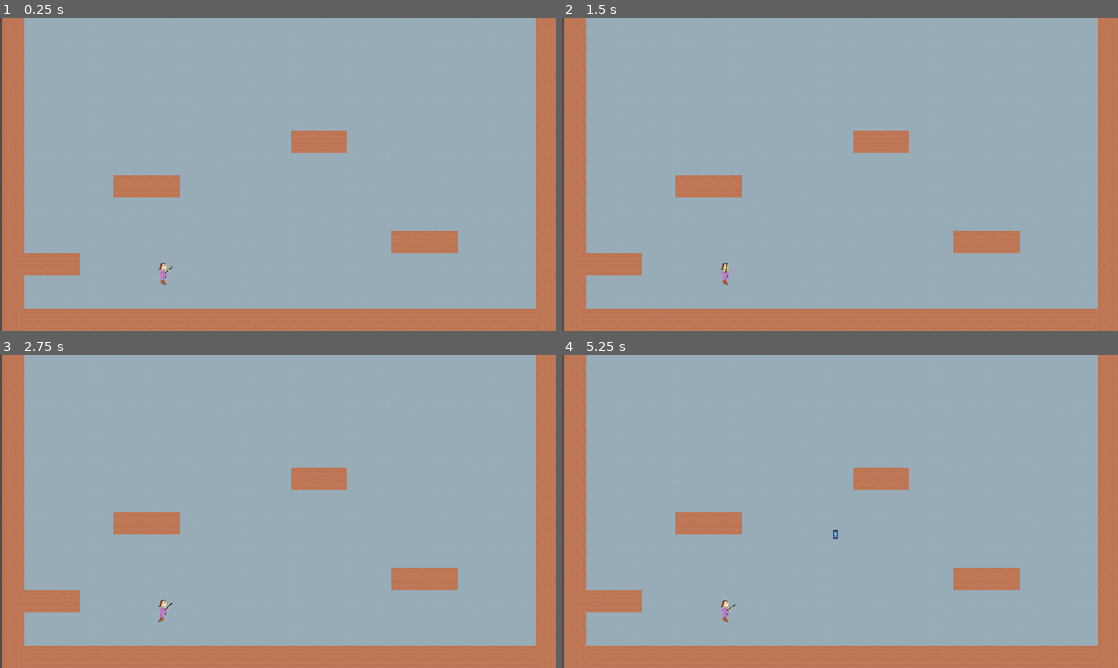
Above: before the commit, frames 1-4 (two rows, left to right).
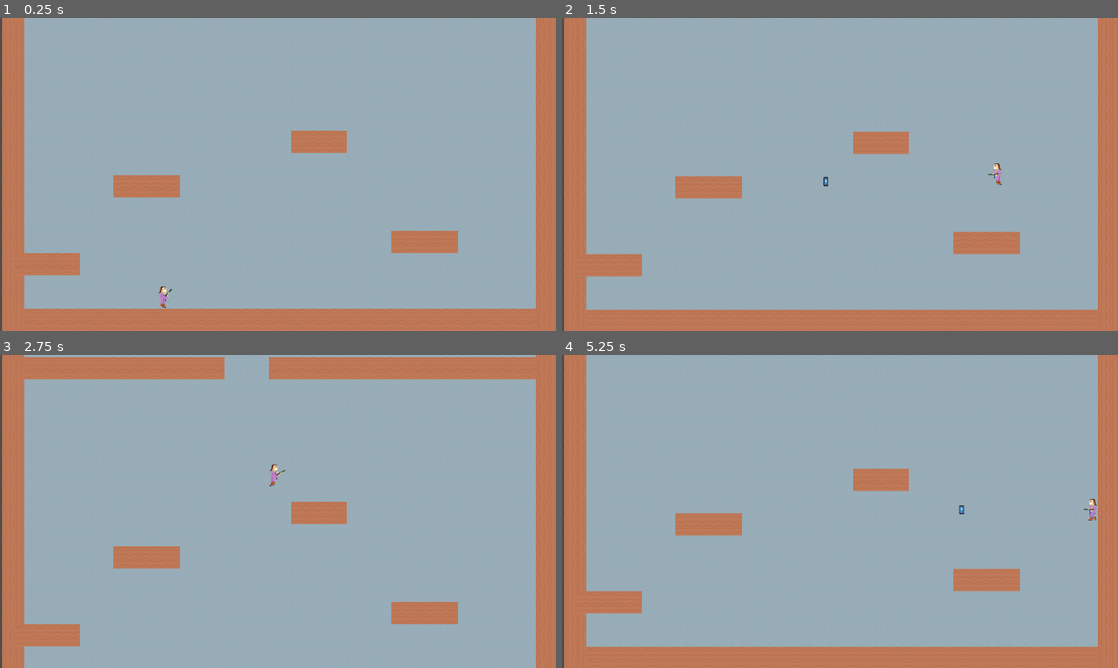
Above: after the commit, the same moments.

Repository: deruitda/ludum-dare-56
Game: Godot game, scene res://scenes/levels/termite_extermination_andrew.tscn
Same seed, same stepped clock (60 frames per second), same inputs: the game is played once before the commit and once after it. The engine's default icon, where the game draws it, is replaced by a stand-in: a white triangle on a blue panel in a dark square.
Inputs (mouse positions are in pixels of both pictures, inside the frame that each line leads up to):
- Up to frame 1 (0.25 s): no input
- Up to frame 2 (1.5 s): tap Enter at 0.5 s; move the mouse to (962, 158) at 0.52 s; hold D (move_right) from 0.53 s (still down); click (962, 158) at 0.6 s; tap Space (jump) at 0.77 s; move the mouse to (728, 190) at 1.27 s; click (728, 190) at 1.35 s
- Up to frame 3 (2.75 s): tap Space (jump) at 1.52, 2 s; move the mouse to (333, 442) at 2.02 s; release D (move_right) at 2.03 s; hold A (move_left) from 2.03 s (still down); click (333, 442) at 2.1 s
- Up to frame 4 (5.25 s): move the mouse to (812, 574) at 2.77 s; release A (move_left) at 2.78 s; hold D (move_right) 2.78-4.28 s; click (812, 574) at 2.85 s; tap Space (jump) at 3.02, 3.77, 4.52 s; move the mouse to (1006, 558) at 3.52 s; click (1006, 558) at 3.6 s; move the mouse to (673, 464) at 4.27 s; hold A (move_left) 4.28-5.03 s; click (673, 464) at 4.35 s; move the mouse to (867, 511) at 5.02 s; hold D (move_right) from 5.03 s (still down); click (867, 511) at 5.1 s

The runs differ from the first frame. In frame 1, 0.2% of the frame differs, in the area x 28-32%, y 78-93%; in frame 2, 1.0%; in frame 3, 19%, in the area x 4-97%, y 0-100%; in frame 4, 1.0%.
Error before the commit: Invalid call. Nonexistent function 'do_move' in base 'Node (VelocityComponent)'. (res://scenes/player/player.gd:104)

Commit message:
do character move

Diff:
--- a/scenes/player/player.gd
+++ b/scenes/player/player.gd
@@ -101,7 +101,7 @@
 	elif is_idle:
 		velocity_component.apply_idle(delta)
 
-	velocity_component.do_move(self)
+	velocity_component.do_character_move(self)
 
 
 
--- a/scenes/player/player.tscn
+++ b/scenes/player/player.tscn
@@ -374,7 +374,6 @@
 platform_floor_layers = 4294967294
 platform_wall_layers = 4
 script = ExtResource("1_y4k5w")
-wall_grace_period = null
 lower_body_sprite = NodePath("Body/LowerBody")
 velocity_component = NodePath("VelocityComponent")
 
